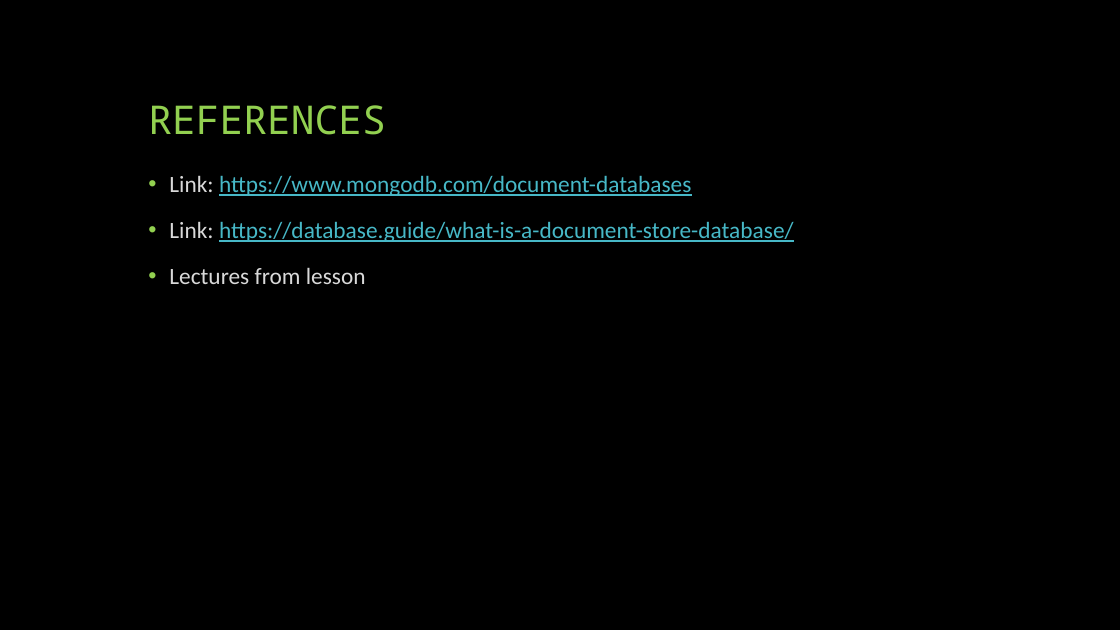
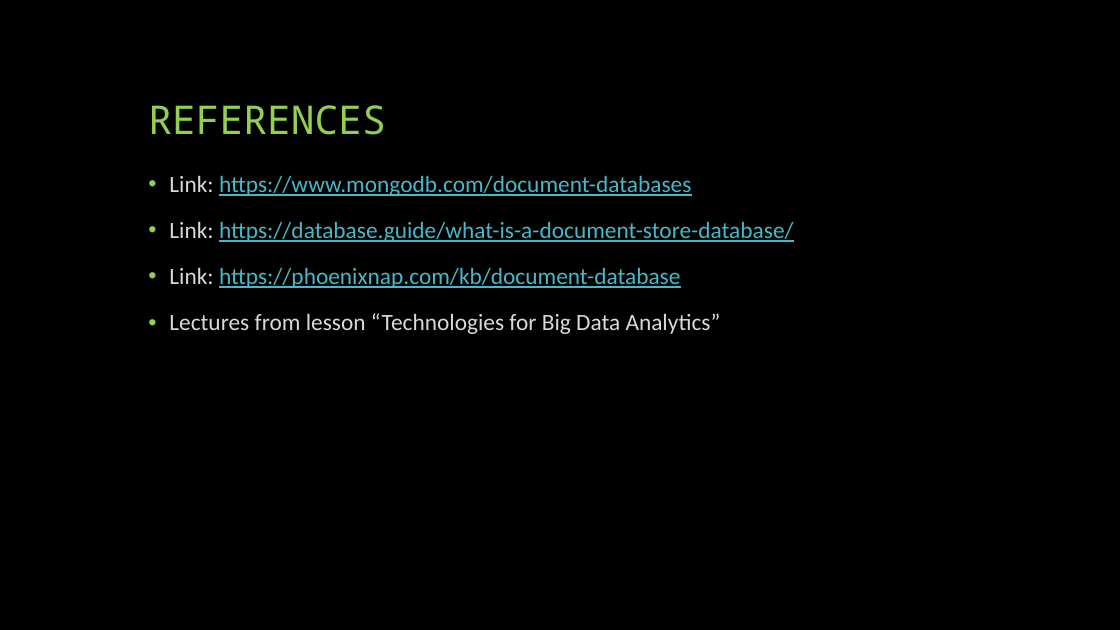
Before and after one commit to MnAppsNet/DominanceQueries, a slide deck: slide 11 of NOSQL - document stores.pptx. Drawn at 1120x630 pixels with LibreOffice and Linux fonts; fonts in the diff are those of the drawing. Boxes give left, top, right and bottom in pixels: in the first picture for what was removed or moved away, otherwise in the second. Text is boxed around its words. In the diff, an @@ line names an element or a change of style, - is before the commit and + after.

Commit message:
Add some slides

```diff
--- a/NOSQL - document stores.pptx
+++ b/NOSQL - document stores.pptx
@@ text at <box>169,267,721,334</box>: text changed @@
-• Lectures from lesson
+• Link: https://phoenixnap.com/kb/document-database
+• Lectures from lesson “Technologies for Big Data Analytics”
```
Also in this commit, not shown: 2 other slides changed, 1 slide added.
